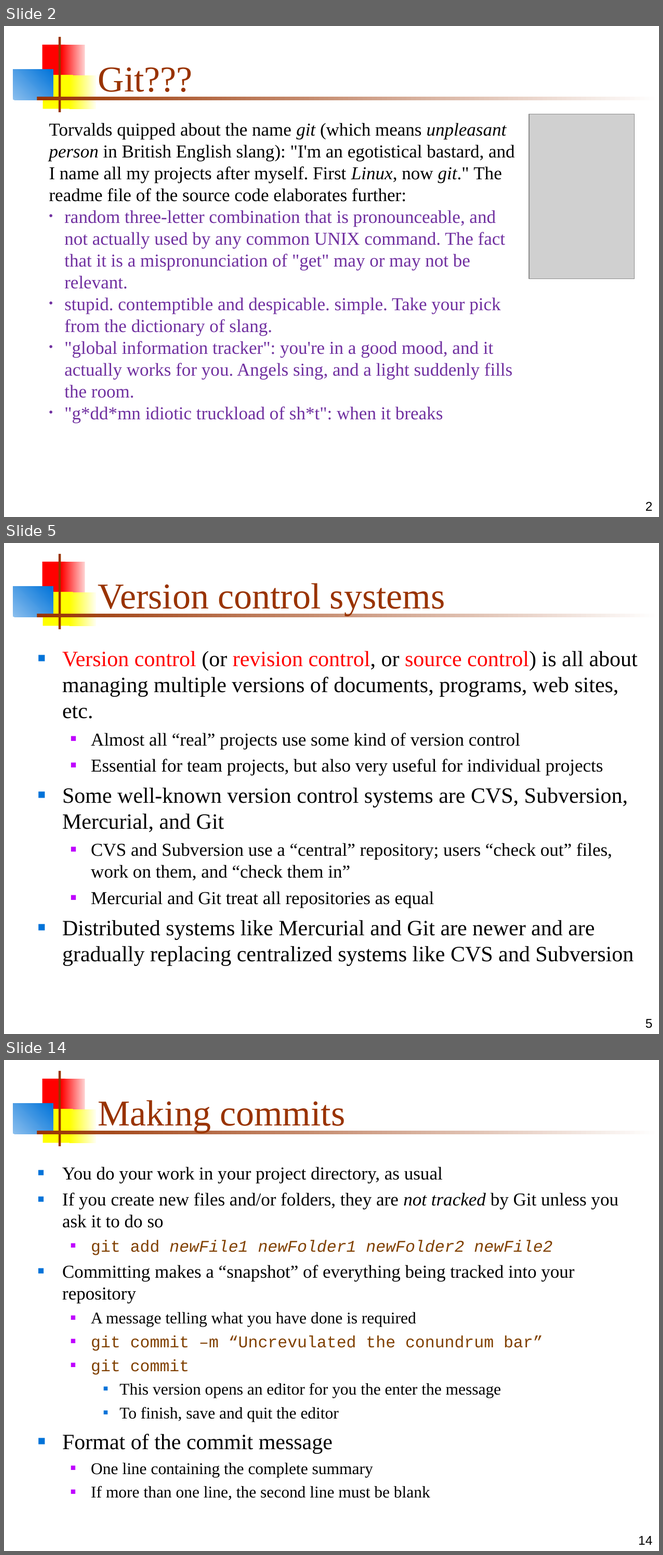
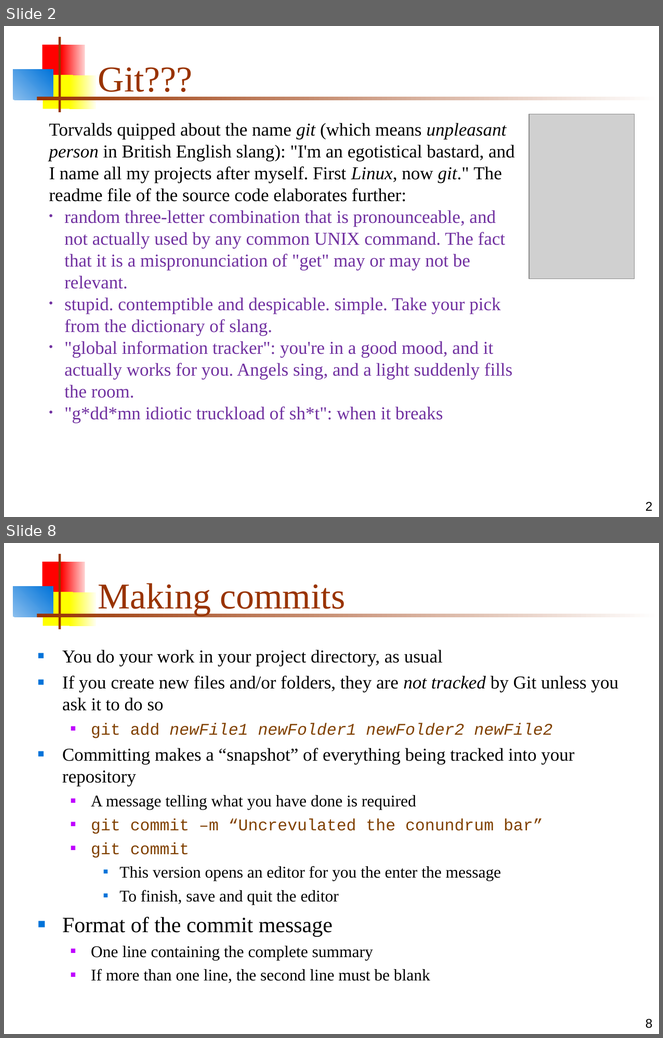
Before and after one commit to MarsUniversity/ECE382, a slide deck: source/lessons/lsn7/git.ppt. Shown one above the other, each under a label of ours: slides 2, 5 and 14 before the commit, slides 2 and 8 after it; the slides between them are not shown. The pictures are 663x1555 and 663x1038 pixels, drawn with LibreOffice and Linux fonts; fonts in the diff are those of the drawing; grey boxes stand for pictures. Boxes give left, top, right and bottom in pixels: in the first picture for what was removed or moved away, otherwise in the second. Text is boxed around its words. In the diff, an @@ line names an element or a change of style, - is before the commit and + after.

```diff
--- a/source/lessons/lsn7/git.ppt
+++ b/source/lessons/lsn7/git.ppt
@@ slide 5 removed at <box>4,543,659,1034</box>, background #FFFFFF; not listed: 7 template elements that a slide beside it also shows @@
@@ title removed at <box>98,583,445,615</box> @@
-Version control systems
@@ text removed at <box>62,651,638,966</box> @@
-■ Version control (or revision control, or source control) is all about managing multiple versions of documents, programs, web sites, etc.
-  ■ Almost all “real” projects use some kind of version control
-  ■ Essential for team projects, but also very useful for individual projects
-■ Some well-known version control systems are CVS, Subversion, Mercurial, and Git
-  ■ CVS and Subversion use a “central” repository; users “check out” files, work on them, and “check them in”
-  ■ Mercurial and Git treat all repositories as equal
-■ Distributed systems like Mercurial and Git are newer and are gradually replacing centralized systems like CVS and Subversion
@@ page number removed at <box>646,1019,653,1029</box> @@
-5
@@ what was slide 14 is now slide 8 @@
@@ page number at <box>646,1019,653,1029</box>: text changed @@
-14
+8
```
Also in this commit, not shown: 6 slides changed, 10 other slides removed, 3 other files.
